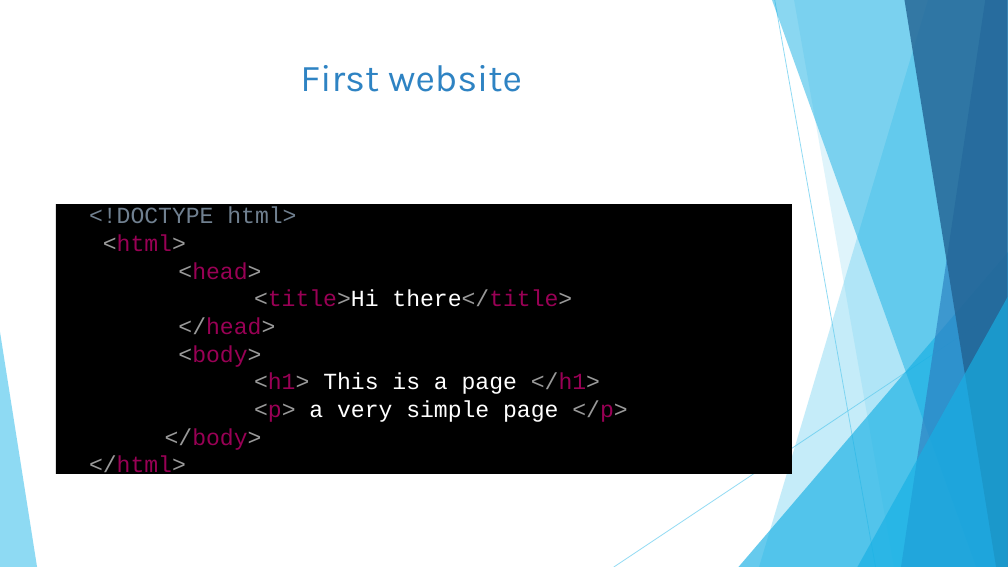
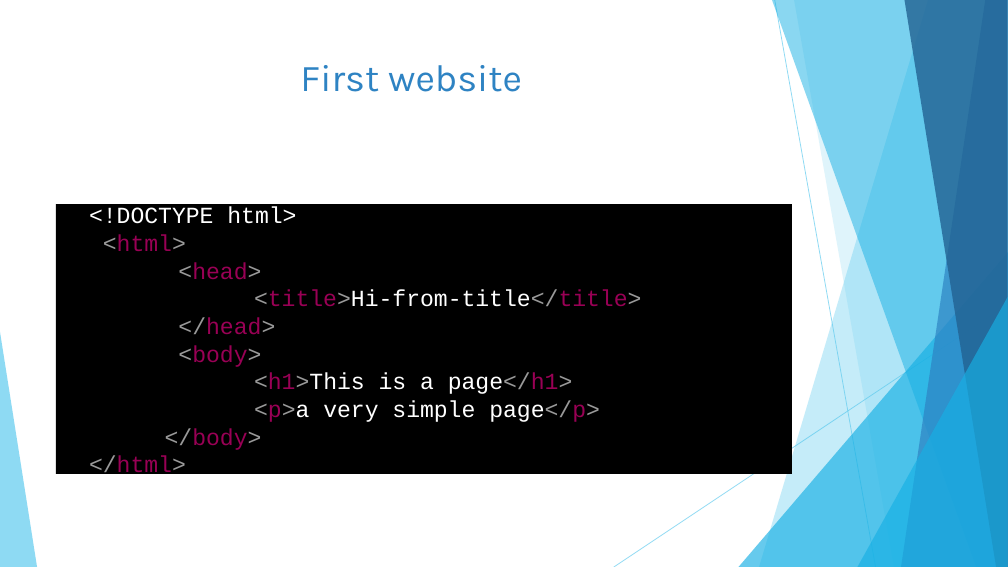
Before and after one commit to compiler-area/event, a slide deck: slide 5 of event_update.pptx (slide 3 before the commit). Drawn at 1008x567 pixels with LibreOffice and Linux fonts; fonts in the diff are those of the drawing. Boxes give left, top, right and bottom in pixels: in the first picture for what was removed or moved away, otherwise in the second. Text is boxed around its words. In the diff, an @@ line names an element or a change of style, - is before the commit and + after.

```diff
--- a/event_update.pptx
+++ b/event_update.pptx
@@ text at (89, 206, 296, 224): text colour #708090 to #FFFFFF in "<!DOCTYPE html>" @@
@@ text at (254, 289, 641, 307): text changed; text colour #990055 to #FFFFFF @@
-  <title>Hi there</title>
+  <title>Hi-from-title</title>
@@ text at (254, 373, 600, 422): spaces changed @@
-  <h1> This is a page </h1>
-  <p> a very simple page </p>
+  <h1>This is a page</h1>
+  <p>a very simple page</p>
```
Also in this commit, not shown: 2 other slides changed, 8 slides added, 4 other files.
